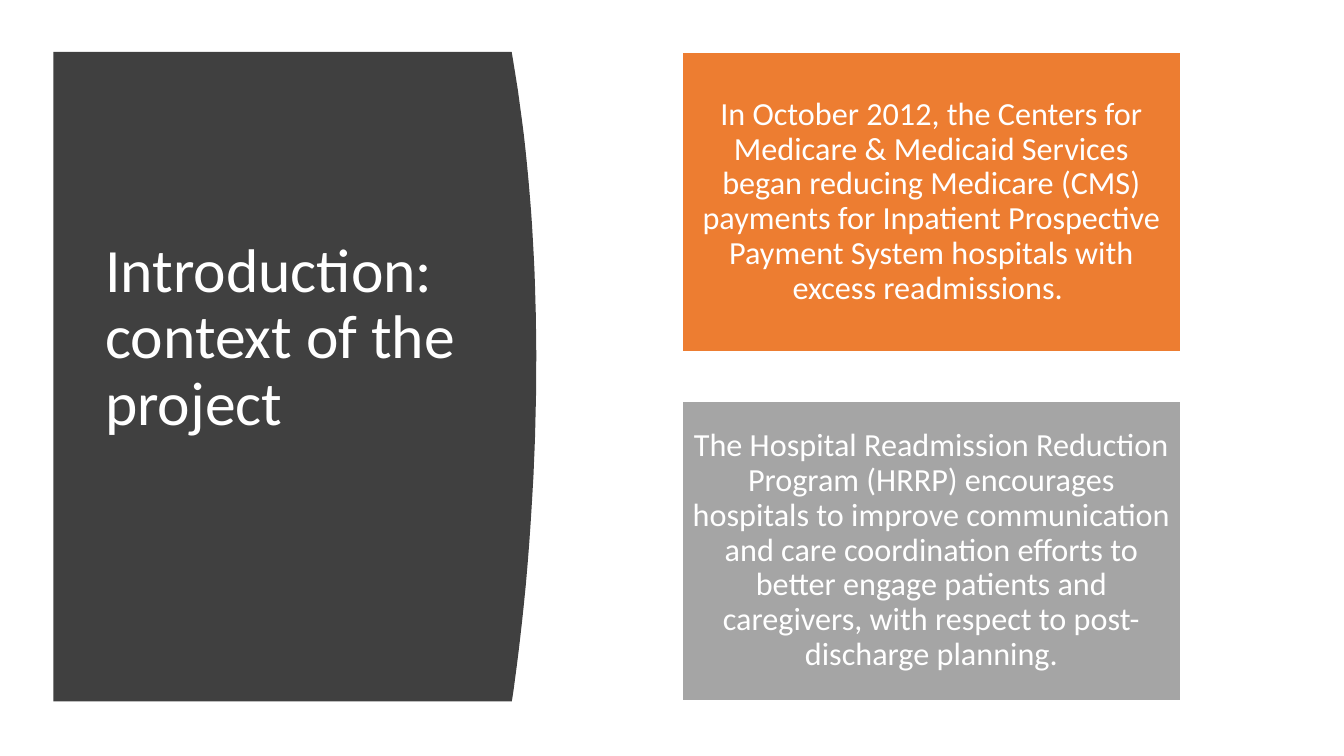
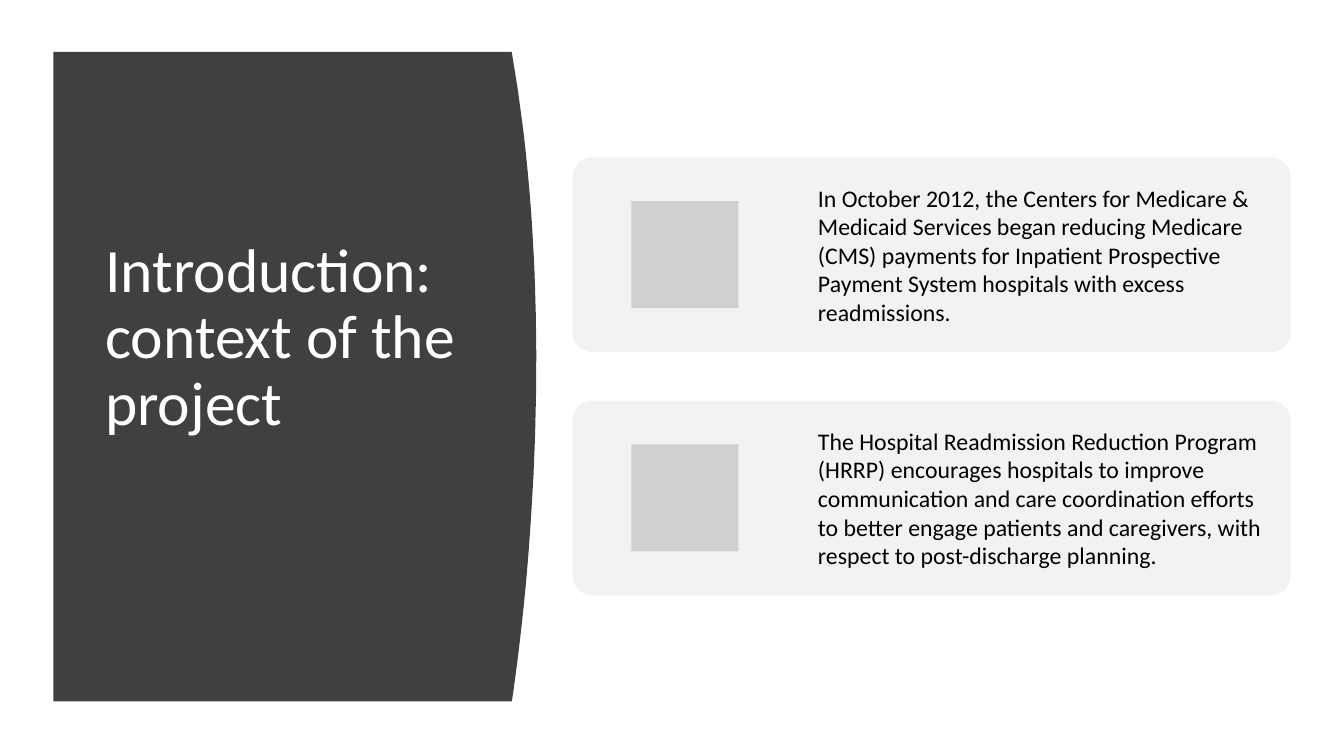
Before and after one commit to kathieking/Thinkful, a slide deck: slide 2 of Capstone 3.pptx. Drawn at 1344x756 pixels with LibreOffice and Linux fonts; fonts in the diff are those of the drawing; grey boxes stand for pictures. Boxes give left, top, right and bottom in pixels: in the first picture for what was removed or moved away, otherwise in the second. Text is boxed around its words. In the diff, an @@ line names an element or a change of style, - is before the commit and + after.

```diff
--- a/Capstone 3.pptx
+++ b/Capstone 3.pptx
@@ rectangle removed at (683, 52, 1182, 352) @@
@@ text "In October 2012, the Centers ...": place and size @@
-text "In October 2012, the Centers ..." at (703, 102, 1160, 300)
+text "In October 2012, the Centers ..." at (818, 190, 1242, 321)
@@ text "In October 2012, the Centers ..." at (818, 190, 1242, 321): size 23 to 17 pt, text colour #FFFFFF to #000000; alignment centre to left; line spacing 0.9 to 1; less space between paragraphs @@
@@ rectangle removed at (683, 401, 1182, 701) @@
@@ text "The Hospital Readmission Reduction Program ..." at (818, 433, 1261, 568): size 23 to 17 pt, text colour #FFFFFF to #000000; alignment centre to left; line spacing 0.9 to 1; less space between paragraphs @@
@@ text "The Hospital Readmission Reduction Program ...": place and size @@
-text "The Hospital Readmission Reduction Program ..." at (693, 434, 1169, 671)
+text "The Hospital Readmission Reduction Program ..." at (818, 433, 1261, 568)
@@ group added at (573, 157, 1291, 595): 2 rounded rectangles, 2 pictures @@
```
Also in this commit, not shown: 8 other slides changed, 2 slides added, 1 slide removed.
